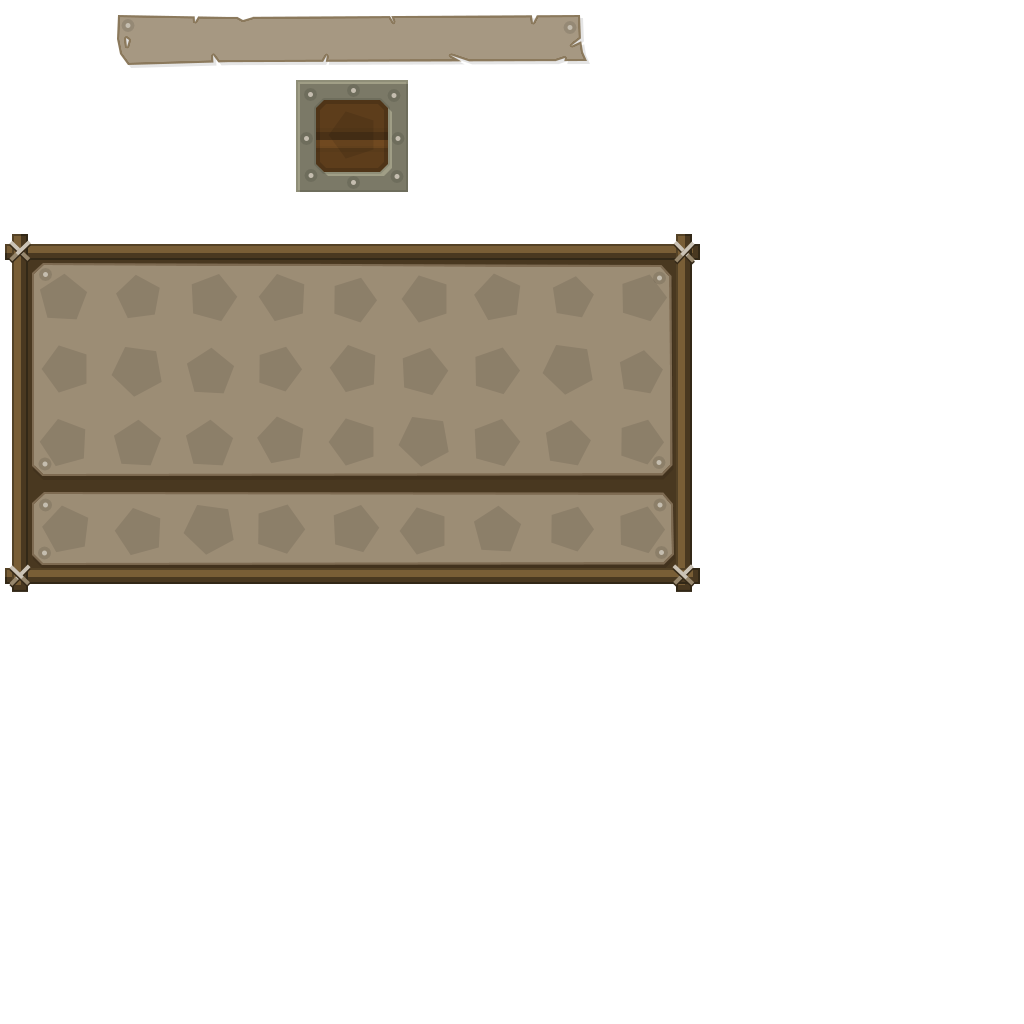
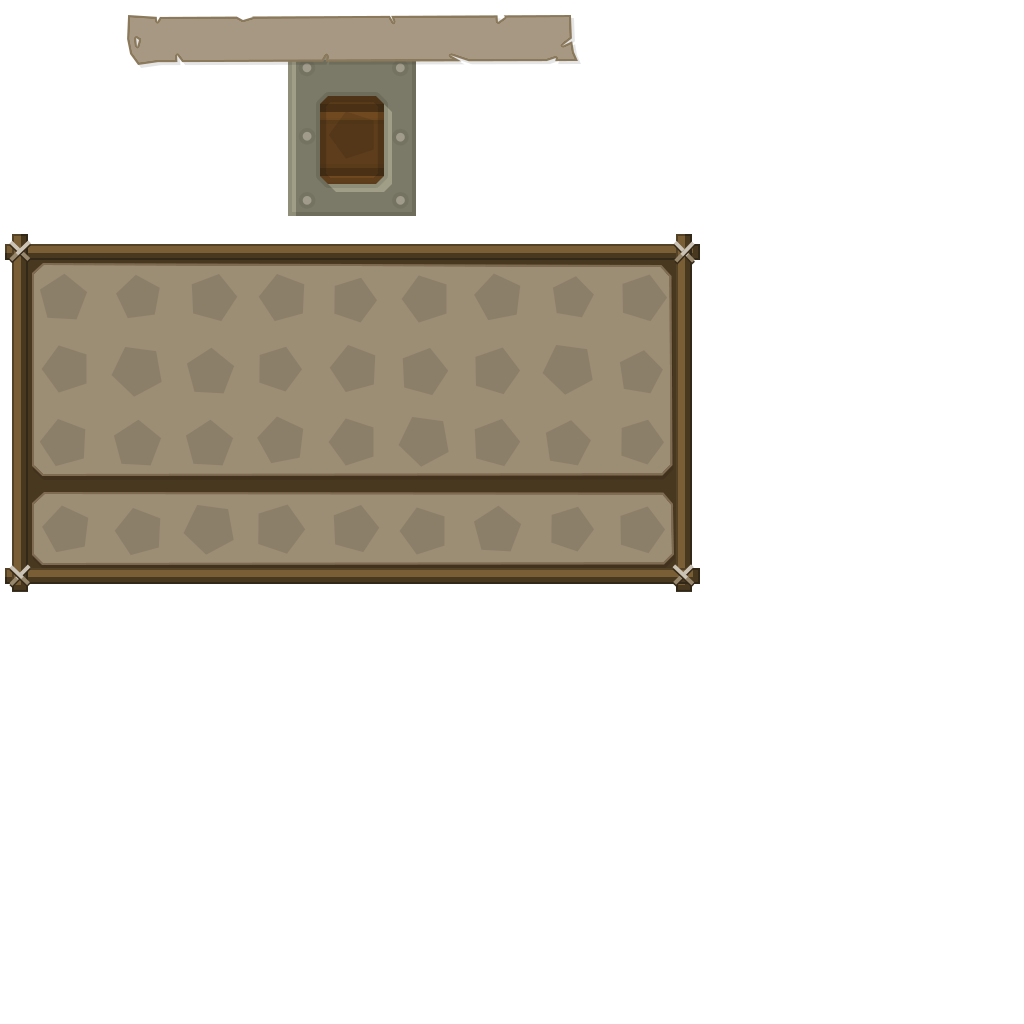
Comparing the layer stacks of the two 1024x1024 images. Changes:
hid "Forme 21 copy" (1st of 2, in "title"), painted on it over [125, 23, 573, 30]
painted on "Forme 341 copie 2" over [117, 15, 587, 65]
renamed "Forme 21" to "Forme 21 copy", opacity 100% → 50%, painted on it over [42, 63, 664, 556]
painted on "Forme 20" over [328, 111, 374, 152]
painted on "Forme 339" over [288, 55, 416, 216]
hid "Forme 325 copie", painted on it over [117, 32, 590, 216]
painted on "Forme 10 copie 8" over [38, 68, 668, 560]
painted on "Forme 326" over [288, 55, 416, 216]
